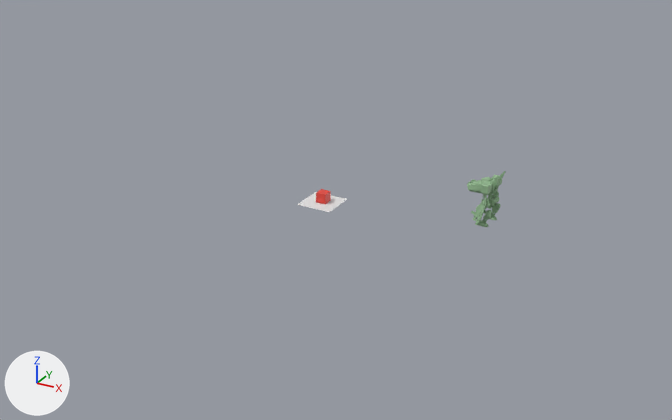
One commit to the Blender file liveAction.blend: the scene before it, then after it.
The view is the same before and after, from a 50 mm lens placed at (19.7, -35.4, 17.0), pointed at (0.3, -0.1, -0.7). Every picture has the same lights, and +X, +Y and +Z are marked at lower left.

Script lines for the objects in view, before the commit:
```python
me_cube_001 = bpy.data.meshes.new('Cube.001')
me_cube_001.from_pydata(...)  # a box spanning x -1.0..1.0, y -1.0..1.0, z -1.0..1.0
me_cube_001.materials.append(mat_material_001)  # red #e7463a
me_ground = bpy.data.meshes.new('Ground')
me_ground.from_pydata([(-4.0, -4.0, 0.0), (4.0, -4.0, 0.0), (4.0, 4.0, 0.0), (-4.0, 4.0, 0.0)], [], [(0, 1, 2, 3)])
me_poly000000 = bpy.data.meshes.new('poly000000')
me_poly000000.from_pydata(...)  # 8217 vertices, 15631 faces; spans x -2.95..2.95, y -3.57..1.89, z -4.38..4.14
me_poly000000.materials.append(mat_ac3dmat1)  # green #92b88f
ob_cube = bpy.data.objects.new('Cube', me_cube_001)
ob_cube.location = (0.03, -0.89, 0.25)
ob_cube.scale = (0.244, 0.244, 0.244)
ob_ground = bpy.data.objects.new('Ground', me_ground)
ob_ground.location = (0.0, -0.93, 0.0)
ob_ground.scale = (0.217, 0.217, 0.217)
ob_robot = bpy.data.objects.new('Robot', me_poly000000)
ob_robot.location = (7.35, 1.0, 1.06)
ob_robot.rotation_euler = (0.0, 0.0, -1.651)  # degrees (0, 0, -95)
ob_robot.scale = (0.286, 0.286, 0.286)
```
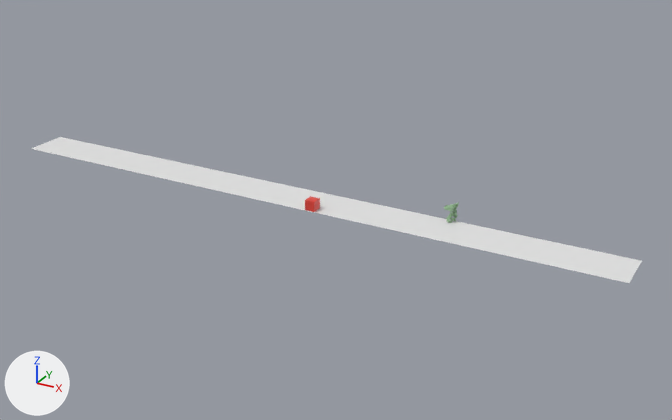
What changed in the scene script:
```text
Change ob_robot:
    ob_robot.location: (7.35, 1.0, 1.06) -> (6.09, -0.03, 0.44)
    ob_robot.scale: (0.286, 0.286, 0.286) -> (0.114, 0.114, 0.114)
Change ob_cube:
    ob_cube.location: (0.03, -0.89, 0.25) -> (0.03, -1.89, 0.25)
Change ob_ground:
    ob_ground.location: (0.0, -0.93, 0.0) -> (-1.45, -1.07, 0.0)
    ob_ground.scale: (0.217, 0.217, 0.217) -> (3.93, 0.274, 0.17)
```

Changed parts and their boxes [x1, y1, x2, y2] in the pictures (672 x 420 px):
'Ground', moved, rescaled (1098% wider, 600% taller): before [297, 192, 347, 212]; after [31, 137, 641, 283]
'Robot', moved, rescaled (60% narrower, 61% shorter): before [467, 171, 506, 227]; after [444, 202, 459, 223]
'Cube', moved: before [316, 189, 331, 204]; after [305, 196, 320, 212]
